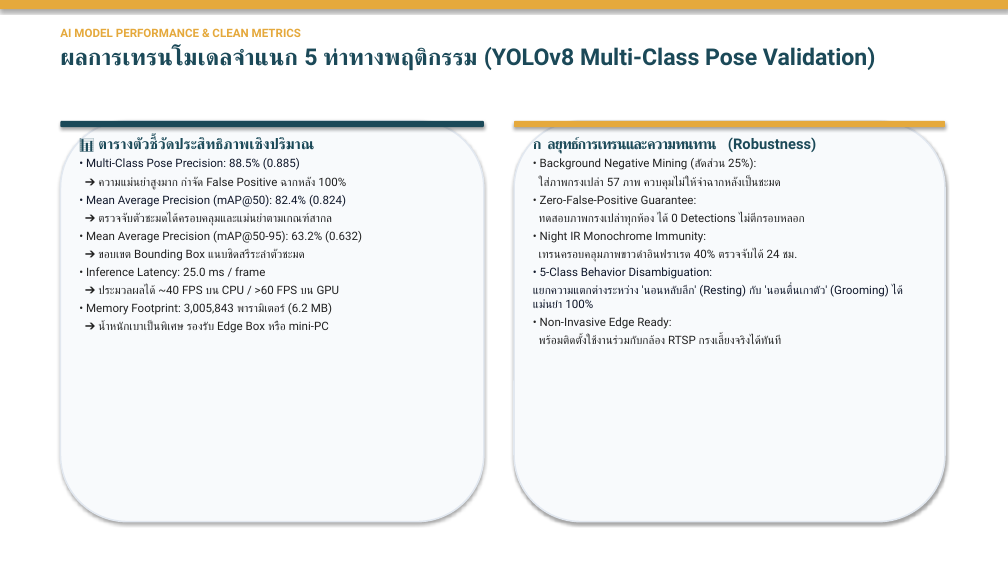
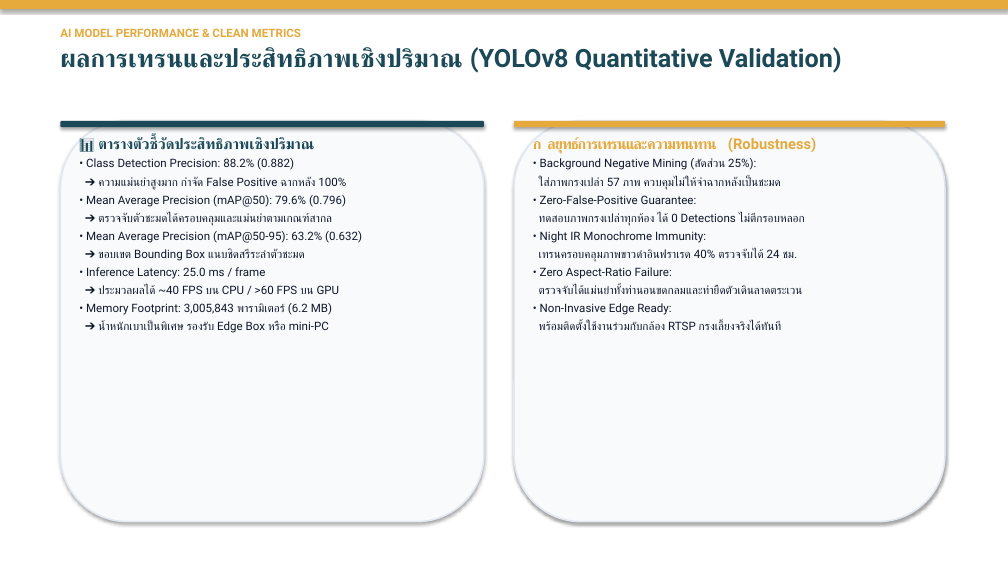
Before and after one commit to Kokokua/Project-CMZ, a slide deck: slide 3 of finish/Image_Processing_Presentation_Phase2_Final.pptx. Drawn at 1008x567 pixels with LibreOffice and Linux fonts; fonts in the diff are those of the drawing. Boxes give left, top, right and bottom in pixels: in the first picture for what was removed or moved away, otherwise in the second. Text is boxed around its words. In the diff, an @@ line names an element or a change of style, - is before the commit and + after.

```diff
--- a/finish/Image_Processing_Presentation_Phase2_Final.pptx
+++ b/finish/Image_Processing_Presentation_Phase2_Final.pptx
@@ text at box(60, 47, 842, 73): text changed; size 22 to 24 pt @@
-ผลการเทรนโมเดลจำแนก 5 ท่าทางพฤติกรรม (YOLOv8 Multi-Class Pose Validation)
+ผลการเทรนและประสิทธิภาพเชิงปริมาณ (YOLOv8 Quantitative Validation)
@@ text at box(539, 137, 816, 330): text colour #1B4958 to #E5A93C in "💡 กลยุทธ์การเทรนและความทนทาน (Robustness)"; text colour #222222 to #0F172A in "• Background Negative Mining (สัดส่วน 25%):", "ใส่ภาพกรงเปล่า 57 ภาพ ควบคุมไม่ให้จำฉากหลังเป็นชะมด", "• Zero-False-Positive Guarantee:", "ทดสอบภาพกรงเปล่าทุกห้อง ได้ 0 Detections ไม่ตีกรอบหลอก" and 4 more places @@
@@ text at box(86, 158, 294, 170): text changed @@
-• Multi-Class Pose Precision: 88.5% (0.885)
+• Class Detection Precision: 88.2% (0.882)
@@ text at box(86, 177, 362, 333): text colour #222222 to #0F172A in "➔ ความแม่นยำสูงมาก กำจัด False Positive ฉากหลัง 100%", "➔ ตรวจจับตัวชะมดได้ครอบคลุมและแม่นยำตามเกณฑ์สากล", "• Mean Average Precision (mAP@50-95): 63.2% (0.632)", "➔ ขอบเขต Bounding Box แนบชิดสรีระลำตัวชะมด" and 4 more places @@
@@ text at box(86, 195, 346, 207): text changed @@
-• Mean Average Precision (mAP@50): 82.4% (0.824)
+• Mean Average Precision (mAP@50): 79.6% (0.796)
@@ text at box(539, 267, 803, 294): text changed @@
-• 5-Class Behavior Disambiguation:
-แยกความแตกต่างระหว่าง 'นอนหลับลึก' (Resting) กับ 'นอนตื่นเกาตัว' (Grooming) ได้แม่นยำ 100%
+• Zero Aspect-Ratio Failure:
+ตรวจจับได้แม่นยำทั้งท่านอนขดกลมและท่ายืดตัวเดินลาดตระเวน
```
Also in this commit, not shown: 9 other slides changed, 5 slides added.
